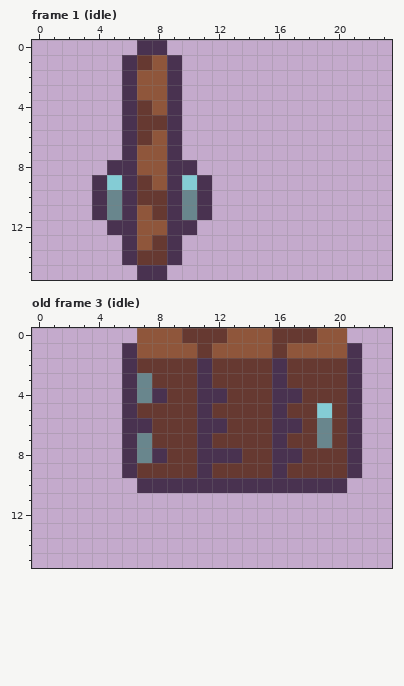
One commit to this pixel-art file: android/assets/ase/actor_door_horizontal.ase. The first picture shows the starting point.
24x16 pixels, 3 frames. Shown: frame 1 (idle), old frame 3 (idle). The commit also changed other frames, which this record leaves out.
After:
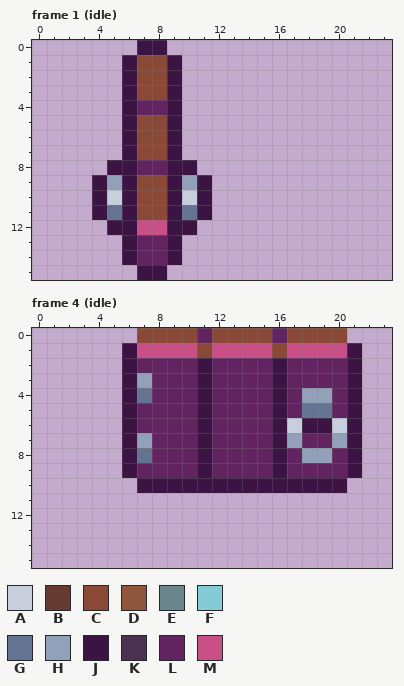
Palette (. is transparent): A #c7cfdd  B #663931  C #8a4836  D #8f563b  E #69868d  F #84ccd5  G #657392  H #92a1b9  J #3b1443  K #493250  L #622461  M #c85086
A new or re-ordered frame is compared with the old frame closest to it.
Difference:
frames 3 -> 4
--- frame 1 (idle)
@@ x 2..13 @@
- 0 .....KK.....
- 1 ....KBDK....
- 2 ....KDDK....
- 3 ....KDDK....
- 4 ....KBDK....
- 5 ....KBBK....
- 6 ....KBDK....
- 7 ....KDDK....
- 8 ...KKDDKK...
- 9 ..KFKBDKFK..
-10 ..KEKBBKEK..
-11 ..KEKDBKEK..
-12 ...KKDDKK...
-13 ....KDBK....
-14 ....KBBK....
-15 .....KK.....
+ 0 .....JJ.....
+ 1 ....JCCJ....
+ 2 ....JCCJ....
+ 3 ....JCCJ....
+ 4 ....JLLJ....
+ 5 ....JCCJ....
+ 6 ....JCCJ....
+ 7 ....JCCJ....
+ 8 ...JJLLJJ...
+ 9 ..JHJCCJHJ..
+10 ..JAJCCJAJ..
+11 ..JGJCCJGJ..
+12 ...JJMMJJ...
+13 ....JLLJ....
+14 ....JLLJ....
+15 .....JJ.....
--- frame 4 (idle) is new; against old frame 3 (idle)
@@ x 0..23 @@
- 0 .......DDDBBBDDDBBBDD...
- 1 ......KDDDDBDDDDBDDDDK..
- 2 ......KBBBBKBBBBKBBBBK..
- 3 ......KEBBBKBBBBKBBBBK..
- 4 ......KEKBBKKBBBKKBBBK..
- 5 ......KBBBBKBBBBKBBFBK..
- 6 ......KKBBBKKBBBKKBEBK..
- 7 ......KEBBBKBBBBKBBEBK..
- 8 ......KEKBBKKKBBKKBBBK..
- 9 ......KBBBBKBBBBKBBBBK..
-10 .......KKKKKKKKKKKKKK...
+ 0 .......CCCCLCCCCLCCCC...
+ 1 ......JMMMMCMMMMCMMMMJ..
+ 2 ......JLLLLJLLLLJLLLLJ..
+ 3 ......JHLLLJLLLLJLLLLJ..
+ 4 ......JGLLLJLLLLJLHHLJ..
+ 5 ......JLLLLJLLLLJLGGLJ..
+ 6 ......JLLLLJLLLLJAJJAJ..
+ 7 ......JHLLLJLLLLJHLLHJ..
+ 8 ......JGLLLJLLLLJLHHLJ..
+ 9 ......JLLLLJLLLLJLLLLJ..
+10 .......JJJJJJJJJJJJJJ...
 11 ........................
Where, in picture pixels (left, top, right, bottom), the same in both pictures:
changed: (92, 40, 212, 280)
changed: (122, 328, 362, 493)
